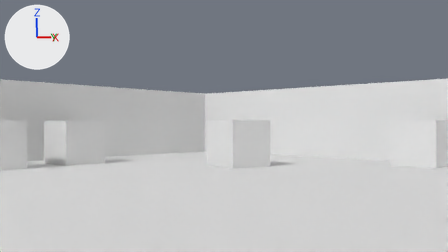
The Blender file examples/fps_game/data/example_level/example_level.blend as it was, and as the next commit left it.
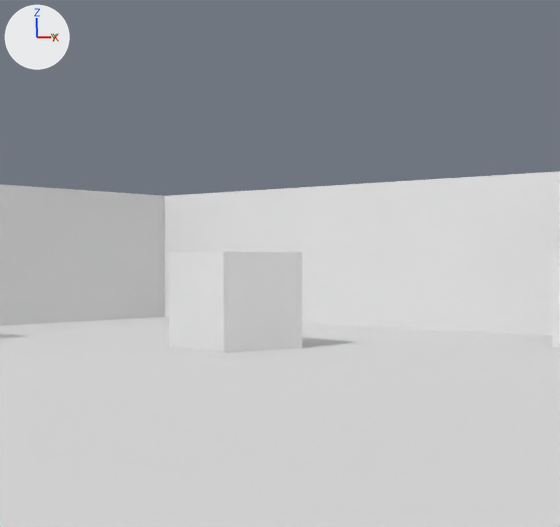
There are two pictures of each version: one from the file's camera 'Camera', one close up on the part from 28% to 88% of the width and 0% to 100% of the height. Arrows for +X, +Y and +Z are at upper left; the lights stay in place.

Objects in the first close-up: 'CasResKnight.003', 'Grid'.
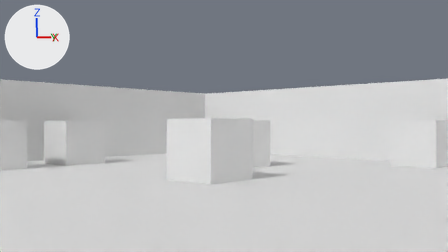
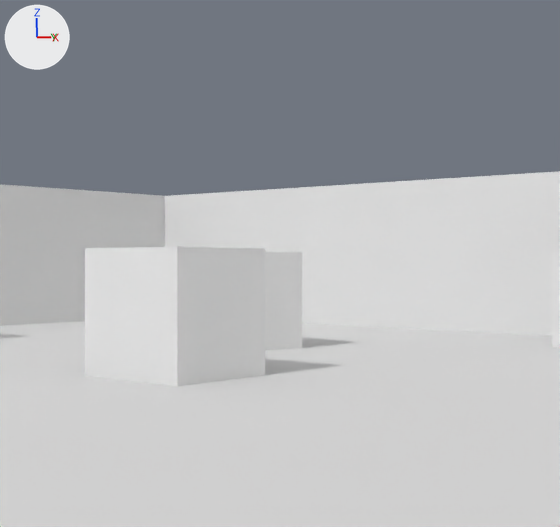
What differs and where, as boxes (x1, y1, x2, y2) in the close-ups (560 x 527 px):
'CasResShootingEye', added: after (85, 247, 265, 386)
'CasResKnight.003', unchanged, covered by the edit: before (169, 251, 302, 353); after (265, 252, 302, 350)

Edits to the bpy script that builds the scene:
```text
Add ob_casresshootingeye:
    ob_casresshootingeye = bpy.data.objects.new('CasResShootingEye', me_cube_003.copy())  # the mesh of ob_casresknight_003
    ob_casresshootingeye.location = (-7.4, 7.38, 1.0)
```
